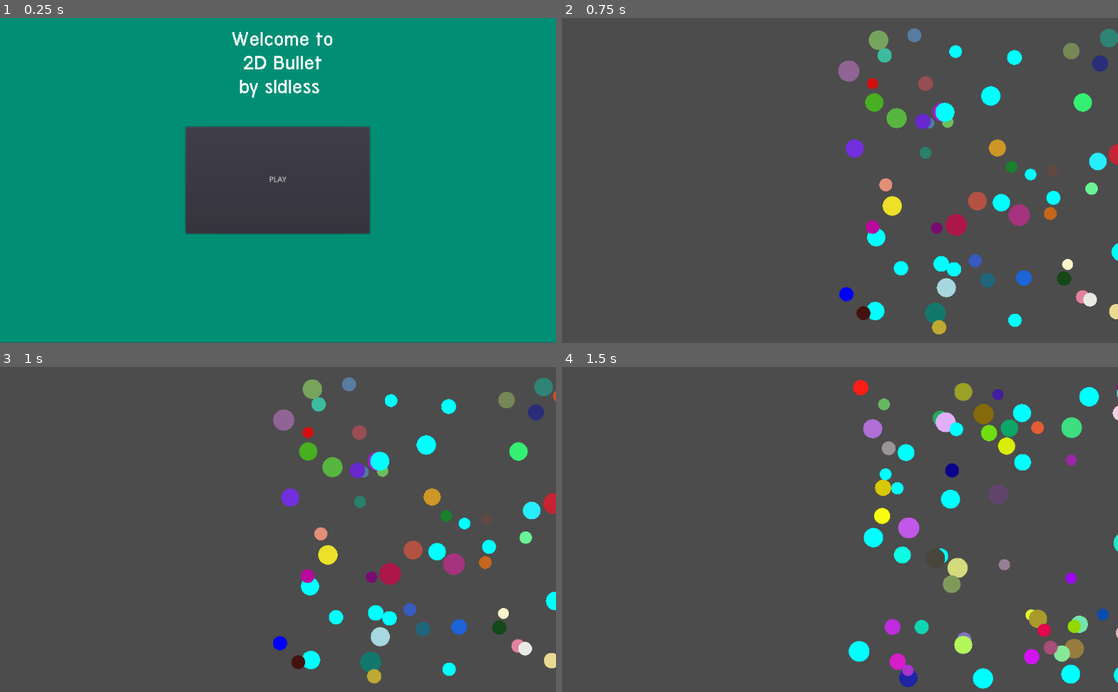
Above: before the commit, frames 1-4 (two rows, left to right).
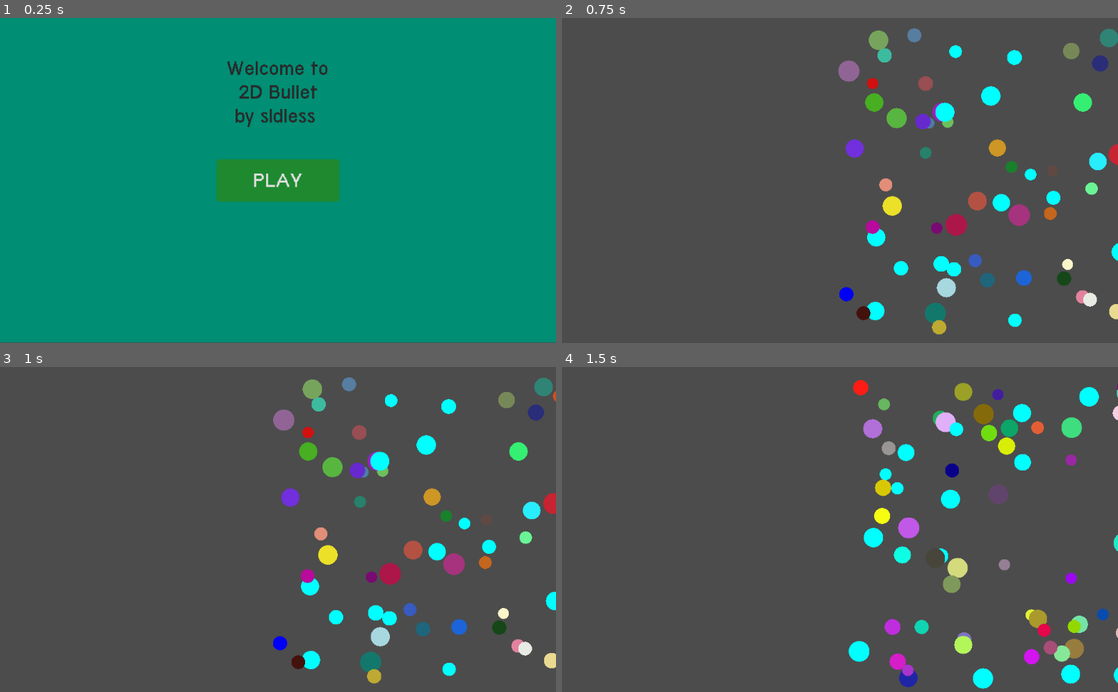
Above: after the commit, the same moments.

Repository: sldless/2DBullet
Game: Godot game, scene res://scripts/Menu/Menu.tscn
Two runs of this game, one before a commit and one after it. Both use one fixed random seed, a clock stepped at 60 frames per second and the inputs below.
Inputs (mouse positions are in pixels of both pictures, inside the frame that each line leads up to):
- Up to frame 1 (0.25 s): no input
- Up to frame 2 (0.75 s): click "PLAY" at 0.5 s
- Up to frame 3 (1 s): no input
- Up to frame 4 (1.5 s): move the mouse to (951, 399) at 1.27 s; click (951, 399) at 1.35 s

The runs differ from the first frame. In frame 1, 13% of the frame differs, in the area x 33-67%, y 4-67%; in frame 2, nothing differs; in frame 3, nothing differs; in frame 4, nothing differs.

Commit message:
modified Start Menu
Changed "PLAY" button font and design

Diff:
--- /dev/null
+++ b/scripts/Menu/Font.tres
@@ -0,0 +1,7 @@
+[gd_resource type="DynamicFont" load_steps=2 format=2]
+
+[ext_resource path="res://Fonts/Terminal-Grotesque/terminal-grotesque.ttf" type="DynamicFontData" id=1]
+
+[resource]
+size = 40
+font_data = ExtResource( 1 )
--- a/scripts/Menu/Menu.tscn
+++ b/scripts/Menu/Menu.tscn
@@ -1,11 +1,68 @@
-[gd_scene load_steps=4 format=2]
+[gd_scene load_steps=8 format=2]
 
 [ext_resource path="res://scripts/Menu/home.gd" type="Script" id=1]
-[ext_resource path="res://Fonts/Terminal-Grotesque/terminal-grotesque.ttf" type="DynamicFontData" id=2]
+[ext_resource path="res://scripts/Menu/Font.tres" type="DynamicFont" id=2]
 
-[sub_resource type="DynamicFont" id=1]
-size = 40
-font_data = ExtResource( 2 )
+[sub_resource type="StyleBoxFlat" id=1]
+bg_color = Color( 0.282353, 0.658824, 0.301961, 1 )
+border_width_left = 2
+border_width_top = 2
+border_width_right = 2
+border_width_bottom = 2
+border_color = Color( 0.0901961, 0.235294, 0.333333, 1 )
+corner_radius_top_left = 5
+corner_radius_top_right = 5
+corner_radius_bottom_right = 5
+corner_radius_bottom_left = 5
+
+[sub_resource type="StyleBoxFlat" id=2]
+bg_color = Color( 0.188235, 0.423529, 0.2, 1 )
+border_width_left = 3
+border_width_top = 3
+border_width_right = 3
+border_width_bottom = 3
+border_color = Color( 0.0901961, 0.235294, 0.333333, 1 )
+corner_radius_top_left = 5
+corner_radius_top_right = 5
+corner_radius_bottom_right = 5
+corner_radius_bottom_left = 5
+shadow_color = Color( 0.12549, 0.0745098, 0.0745098, 0.478431 )
+shadow_size = 1
+shadow_offset = Vector2( 0, 2 )
+
+[sub_resource type="StyleBoxFlat" id=3]
+bg_color = Color( 0.164706, 0.596078, 0.188235, 1 )
+border_width_left = 4
+border_width_top = 4
+border_width_right = 4
+border_width_bottom = 4
+border_color = Color( 0.0901961, 0.235294, 0.333333, 1 )
+corner_radius_top_left = 5
+corner_radius_top_right = 5
+corner_radius_bottom_right = 5
+corner_radius_bottom_left = 5
+shadow_color = Color( 0.12549, 0.0745098, 0.0745098, 0.6 )
+shadow_size = 3
+shadow_offset = Vector2( 0, 2 )
+
+[sub_resource type="StyleBoxFlat" id=4]
+bg_color = Color( 0.203922, 0.266667, 0.0392157, 0.654902 )
+border_color = Color( 0.0901961, 0.235294, 0.333333, 1 )
+corner_radius_top_left = 5
+corner_radius_top_right = 5
+corner_radius_bottom_right = 5
+corner_radius_bottom_left = 5
+shadow_color = Color( 0.12549, 0.0745098, 0.0745098, 0.6 )
+shadow_size = 3
+shadow_offset = Vector2( 0, 2 )
+
+[sub_resource type="StyleBoxFlat" id=5]
+bg_color = Color( 0.12549, 0.541176, 0.192157, 1 )
+border_color = Color( 0.0901961, 0.235294, 0.333333, 1 )
+corner_radius_top_left = 5
+corner_radius_top_right = 5
+corner_radius_bottom_right = 5
+corner_radius_bottom_left = 5
 
 [node name="Control" type="Control"]
 anchor_right = 1.0
@@ -25,40 +82,15 @@
 "_edit_use_anchors_": false
 }
 
-[node name="HBoxContainer" type="HBoxContainer" parent="."]
-anchor_right = 1.0
-anchor_bottom = 1.0
-size_flags_horizontal = 3
-size_flags_vertical = 3
-__meta__ = {
-"_edit_use_anchors_": false
-}
-
-[node name="VSeparator" type="Control" parent="HBoxContainer"]
-margin_right = 338.0
-margin_bottom = 600.0
-size_flags_horizontal = 3
-size_flags_vertical = 3
-
-[node name="VBoxContainer" type="VBoxContainer" parent="HBoxContainer"]
-margin_left = 342.0
-margin_right = 681.0
-margin_bottom = 600.0
-size_flags_horizontal = 3
-size_flags_vertical = 3
-
-[node name="Control" type="Control" parent="HBoxContainer/VBoxContainer"]
-margin_right = 339.0
-margin_bottom = 197.0
-size_flags_horizontal = 3
-size_flags_vertical = 3
-
-[node name="Label" type="Label" parent="HBoxContainer/VBoxContainer/Control"]
-margin_left = -18.0
-margin_top = 18.0
-margin_right = 375.0
-margin_bottom = 101.0
-custom_fonts/font = SubResource( 1 )
+[node name="Label" type="Label" parent="."]
+anchor_left = 0.5
+anchor_right = 0.5
+margin_left = -255.0
+margin_top = 72.0
+margin_right = 255.0
+margin_bottom = 201.0
+custom_colors/font_color = Color( 0.164706, 0.164706, 0.164706, 1 )
+custom_fonts/font = ExtResource( 2 )
 text = "Welcome to
 2D Bullet
 by sldless "
@@ -67,25 +99,27 @@
 "_edit_use_anchors_": false
 }
 
-[node name="Button" type="Button" parent="HBoxContainer/VBoxContainer"]
-margin_top = 201.0
-margin_right = 339.0
-margin_bottom = 398.0
+[node name="VBoxContainer" type="VBoxContainer" parent="."]
+anchor_left = 0.389648
+anchor_top = 0.435
+anchor_right = 0.610352
+anchor_bottom = 0.565
 size_flags_horizontal = 3
 size_flags_vertical = 3
+__meta__ = {
+"_edit_use_anchors_": true
+}
+
+[node name="Button" type="Button" parent="VBoxContainer"]
+margin_right = 226.0
+margin_bottom = 78.0
+size_flags_horizontal = 3
+size_flags_vertical = 3
+custom_fonts/font = ExtResource( 2 )
+custom_styles/hover = SubResource( 1 )
+custom_styles/pressed = SubResource( 2 )
+custom_styles/focus = SubResource( 3 )
+custom_styles/disabled = SubResource( 4 )
+custom_styles/normal = SubResource( 5 )
 text = "PLAY"
 script = ExtResource( 1 )
-
-[node name="Control2" type="Control" parent="HBoxContainer/VBoxContainer"]
-margin_top = 402.0
-margin_right = 339.0
-margin_bottom = 600.0
-size_flags_horizontal = 3
-size_flags_vertical = 3
-
-[node name="HSeparator" type="Control" parent="HBoxContainer"]
-margin_left = 685.0
-margin_right = 1024.0
-margin_bottom = 600.0
-size_flags_horizontal = 3
-size_flags_vertical = 3
--- a/scripts/Menu/home.gd
+++ b/scripts/Menu/home.gd
@@ -3,5 +3,5 @@
 
 var scene = "res://scripts/main.tscn"
 
-func _pressed():
+func _pressed() -> void:
 	get_tree().change_scene(scene)
--- a/scripts/enemy.gd
+++ b/scripts/enemy.gd
@@ -7,6 +7,7 @@
 var deadly : bool = false
 var enemy
 var xp : int = 0
+
 class Enemy:
 	var position = Vector2()
 	var body = RID()
